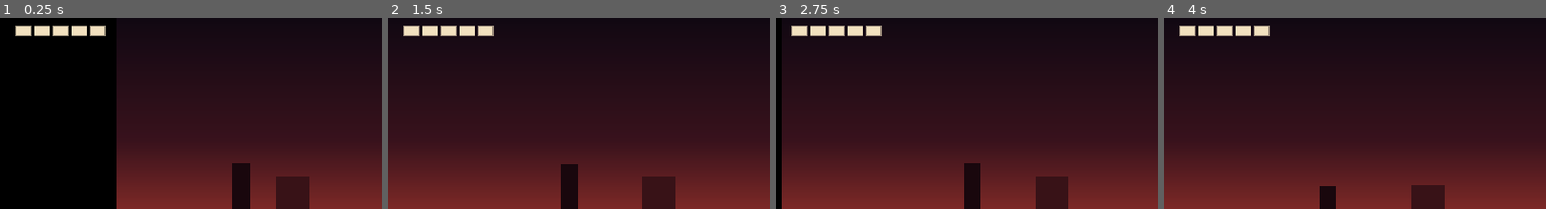
Above: before the commit, frames 1-4 (left to right).
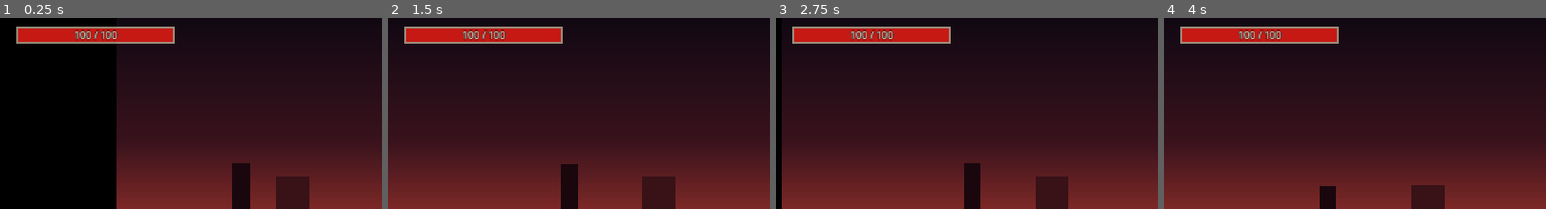
Above: after the commit, the same moments.

Repository: NobleRat/Kill-The-Man
Game: Godot game, scene res://levels/test_level.tscn
Two runs of this game, one before a commit and one after it. Both use one fixed random seed, a clock stepped at 60 frames per second and the inputs below.
Inputs (mouse positions are % of the whole screen's width and height, from its top left):
- Up to frame 1 (0.25 s): no input
- Up to frame 2 (1.5 s): move the mouse to (72, 51) at 0.52 s; hold D (move_right) from 0.53 s (still down); tap J (attack) at 0.6, 1.35 s; tap Space (jump) at 0.77 s; move the mouse to (30, 62) at 1.27 s
- Up to frame 3 (2.75 s): tap Space (jump) at 1.52 s; move the mouse to (60, 32) at 2.02 s; release D (move_right) at 2.03 s; hold A (move_left) from 2.03 s (still down); tap Shift (dash) at 2.1 s; tap J (attack) at 2.3 s
- Up to frame 4 (4 s): move the mouse to (45, 79) at 2.77 s; release A (move_left) at 2.78 s; hold D (move_right) from 2.78 s (still down); tap J (attack) at 2.85, 3.6 s; tap Space (jump) at 3.02, 3.77 s; move the mouse to (80, 73) at 3.52 s
The pictures show only the part of the screen within x 0-50%, y 2-52%; the shares and areas given below are measured in that part.

The runs differ from the first frame. In frame 1, 3.8% of the frame differs, in the area x 4-46%, y 4-14%; in frame 2, 3.8%; in frame 3, 3.8%; in frame 4, 3.8%.

Commit message:
სიცოცხლის ზოლი რიცხვით; მტრებს სხვადასხვა ზიანი და სიცოცხლე
- 5 უჯრის ნაცვლად წითელი ზოლი, შიგნით ღია ფერით: „დარჩენილი / მაქსიმალური“.
- მოთამაშეს 100 HP აქვს; მტრის დარტყმა იმდენს აკლებს, რამდენიც მისი ზიანია.
- დარტყმისას წითელი ზოლი სწრაფად მოკლდება, დაკარგული ნაწილი წამით
  ღია ფერით რჩება და მერე ქრება; რიცხვიც მაშინვე იცვლება.
- ხმლიანი მტრები: MeleeEnemy1 — 4 სიცოცხლე, 15 ზიანი;
  MeleeEnemy2 — 8 სიცოცხლე, 25 ზიანი (ნაგულისხმევი ზიანი 15).

Co-Authored-By: Claude Opus 5.5 <noreply@anthropic.com>

Diff:
--- a/enemies/melee_enemy.gd
+++ b/enemies/melee_enemy.gd
@@ -32,8 +32,9 @@
 @export var attack_lunge := 220.0
 ## დასვენება: დარტყმის მერე ამდენ წამს დგას — შენი შანსი, რომ დაარტყა.
 @export var recovery_time := 0.5
-## რამდენ სიცოცხლეს აკლებს მოთამაშეს.
-@export var attack_damage := 1
+## ზიანი: რამდენ HP-ს აკლებს მოთამაშეს (მოთამაშეს სულ 100 აქვს).
+## ყოველ მტერს თავისი შეიძლება ჰქონდეს — დონეში აირჩიე მტერი და აქ შეცვალე.
+@export var attack_damage := 15
 ## მოთამაშის უკუგდების სიძლიერე (1 = ჩვეულებრივი, ზომები — Player-ის ჯგუფში „სიცოცხლე“).
 @export var attack_knockback := 1.0
 ## მოთამაშეს რომ მოხვდება — თამაშის შეჩერება (წამი).
--- a/levels/test_level.tscn
+++ b/levels/test_level.tscn
@@ -226,9 +226,13 @@
 
 [node name="MeleeEnemy1" parent="Enemies" instance=ExtResource("5_melee")]
 position = Vector2(1000, 480)
+max_health = 4
+attack_damage = 15
 
 [node name="MeleeEnemy2" parent="Enemies" instance=ExtResource("5_melee")]
 position = Vector2(3800, 480)
+max_health = 8
+attack_damage = 25
 
 [node name="Player" parent="." instance=ExtResource("2_player")]
 position = Vector2(0, 480)
--- a/player/health_display.gd
+++ b/player/health_display.gd
@@ -1,30 +1,39 @@
 extends Control
-## მოთამაშის სიცოცხლე ეკრანის ზედა მარცხენა კუთხეში:
-## ერთი მართკუთხედი = ერთი სიცოცხლე, დაკარგული სიცოცხლე — ცარიელი ჩარჩო.
+## მოთამაშის სიცოცხლის ზოლი ეკრანის ზედა მარცხენა კუთხეში.
+## წითელი ზოლი — დარჩენილი სიცოცხლე, შიგნით კი რიცხვით: „დარჩენილი / მაქსიმალური“.
+## დარტყმისას წითელი ზოლი სწრაფად მოკლდება, დაკარგული ნაწილი კი წამით ღია ფერით რჩება.
+##
+## ფერები და ზომა — შვილ კვანძებში: Fill (წითელი ზოლი), Trail (დაკარგული ნაწილი),
+## Back (ცარიელი ფონი), Frame (ჩარჩო), Text (რიცხვი).
 
-## ერთი უჯრის ზომა (პიქსელი).
-@export var cell_size := Vector2(22.0, 14.0)
-## უჯრებს შორის მანძილი.
-@export var cell_gap := 6.0
-## სავსე უჯრის ფერი.
-@export var full_color := Color(0.95, 0.88, 0.75)
-## დაკარგული სიცოცხლის უჯრის ფერი.
-@export var empty_color := Color(0.0, 0.0, 0.0, 0.5)
+## რამდენ წამში მოკლდება წითელი ზოლი ახალ მნიშვნელობამდე.
+@export var shrink_time := 0.15
+## დაკარგული ნაწილი (ღია ზოლი) ამდენ წამს ჩერდება...
+@export var trail_delay := 0.35
+## ...და მერე ამდენ წამში ქრება.
+@export var trail_time := 0.3
 
-var _health := 0
-var _max_health := 0
+var _tween: Tween
+
+@onready var _fill: Control = $Fill
+@onready var _trail: Control = $Trail
+@onready var _text: Label = $Text
 
 
 ## მოთამაშე იძახებს, როცა სიცოცხლე იცვლება.
 func show_health(health: int, max_health: int) -> void:
-	_health = health
-	_max_health = max_health
-	queue_redraw()
-
-
-func _draw() -> void:
-	for i in _max_health:
-		var rect := Rect2(Vector2(i * (cell_size.x + cell_gap), 0.0), cell_size)
-		draw_rect(rect, full_color if i < _health else empty_color)
-		# ჩარჩო, რომ ცარიელი უჯრაც ჩანდეს.
-		draw_rect(rect, Color(full_color, 0.6), false, 2.0)
+	_text.text = "%d / %d" % [health, max_health]
+	var ratio := clampf(float(health) / max_health, 0.0, 1.0)
+	if _tween:
+		_tween.kill()
+	if ratio >= _fill.scale.x:
+		# სიცოცხლე არ შემცირებულა (მაგ. თამაშის დასაწყისი) — ზოლი მაშინვე ივსება.
+		_fill.scale.x = ratio
+		_trail.scale.x = ratio
+		return
+	_tween = create_tween()
+	# თამაშის წამიერი შეჩერება (hitstop) ზოლს არ აჩერებს.
+	_tween.set_ignore_time_scale()
+	_tween.tween_property(_fill, "scale:x", ratio, shrink_time)
+	_tween.tween_interval(trail_delay)
+	_tween.tween_property(_trail, "scale:x", ratio, trail_time)
--- a/player/player.gd
+++ b/player/player.gd
@@ -74,8 +74,9 @@
 @export var ghost_fade_time := 0.25
 
 @export_group("სიცოცხლე")
-## სიცოცხლის რაოდენობა (ჩანს ეკრანის ზედა მარცხენა კუთხეში).
-@export_range(1, 20) var max_health := 5
+## სიცოცხლე (HP) — ჩანს ეკრანის ზედა მარცხენა კუთხეში. მტრის დარტყმა იმდენს აკლებს,
+## რამდენიც იმ მტრის ზიანია (Attack Damage).
+@export_range(1, 1000) var max_health := 100
 ## მტრის დარტყმის შემდეგ ამდენ წამს ვერაფერი დაგაზიანებს (ამ დროს პერსონაჟი ციმციმებს).
 @export var invincibility_time := 0.8
 ## დარტყმისას წითელი ციმციმის ხანგრძლივობა (წამი).
--- a/player/player.tscn
+++ b/player/player.tscn
@@ -77,7 +77,59 @@
 anchors_preset = 0
 offset_left = 24.0
 offset_top = 24.0
-offset_right = 184.0
-offset_bottom = 38.0
+offset_right = 264.0
+offset_bottom = 50.0
 mouse_filter = 2
 script = ExtResource("4_health")
+
+[node name="Frame" type="ColorRect" parent="HUD/HealthDisplay"]
+layout_mode = 1
+anchors_preset = 15
+anchor_right = 1.0
+anchor_bottom = 1.0
+grow_horizontal = 2
+grow_vertical = 2
+mouse_filter = 2
+color = Color(0.95, 0.88, 0.75, 0.6)
+
+[node name="Back" type="ColorRect" parent="HUD/HealthDisplay"]
+layout_mode = 0
+offset_left = 2.0
+offset_top = 2.0
+offset_right = 238.0
+offset_bottom = 24.0
+mouse_filter = 2
+color = Color(0.06, 0.02, 0.03, 0.9)
+
+[node name="Trail" type="ColorRect" parent="HUD/HealthDisplay"]
+layout_mode = 0
+offset_left = 2.0
+offset_top = 2.0
+offset_right = 238.0
+offset_bottom = 24.0
+mouse_filter = 2
+color = Color(1, 0.82, 0.65, 1)
+
+[node name="Fill" type="ColorRect" parent="HUD/HealthDisplay"]
+layout_mode = 0
+offset_left = 2.0
+offset_top = 2.0
+offset_right = 238.0
+offset_bottom = 24.0
+mouse_filter = 2
+color = Color(0.78, 0.1, 0.08, 1)
+
+[node name="Text" type="Label" parent="HUD/HealthDisplay"]
+layout_mode = 1
+anchors_preset = 15
+anchor_right = 1.0
+anchor_bottom = 1.0
+grow_horizontal = 2
+grow_vertical = 2
+theme_override_colors/font_color = Color(1, 0.96, 0.88, 1)
+theme_override_colors/font_outline_color = Color(0, 0, 0, 1)
+theme_override_constants/outline_size = 4
+theme_override_font_sizes/font_size = 15
+text = "100 / 100"
+horizontal_alignment = 1
+vertical_alignment = 1
